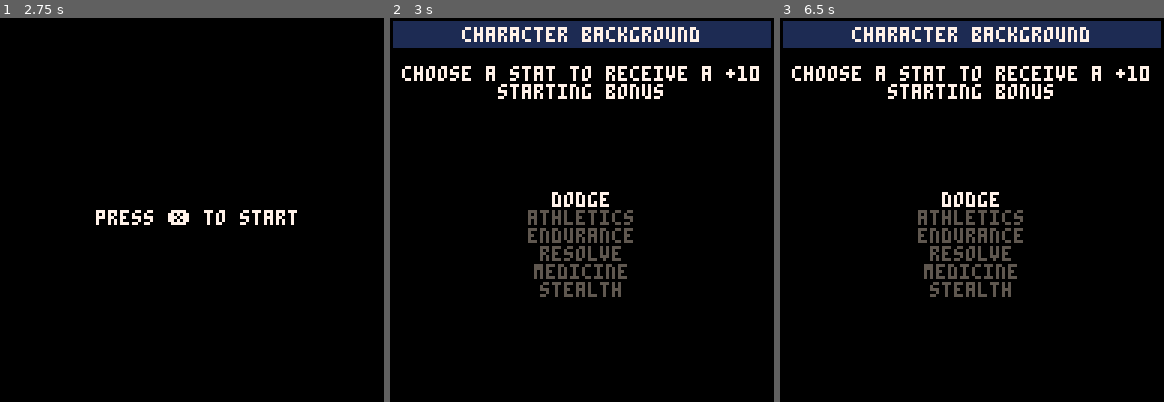
Above: before the commit, frames 1-3 (left to right).
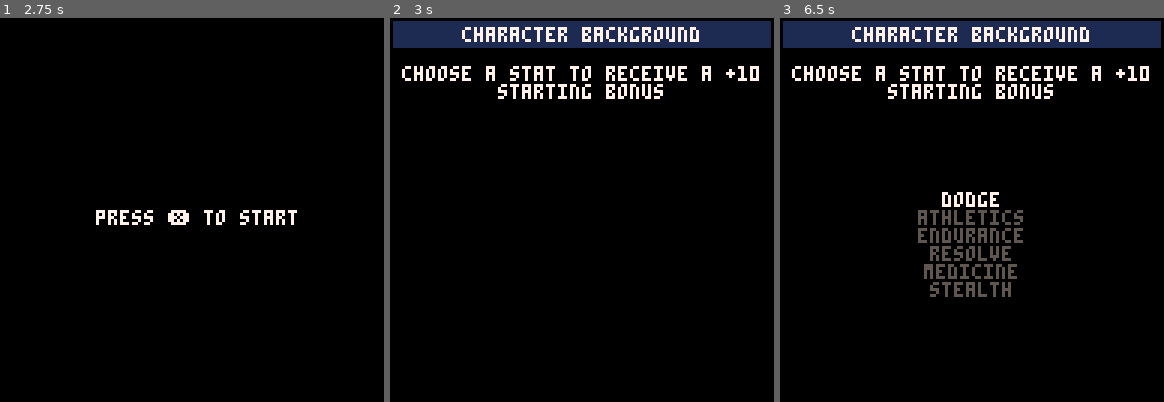
Above: after the commit, the same moments.

Repository: bancliffe/arena
Game: PICO-8 cartridge arena.p8
The game is run twice, just before and just after one commit, with the same random seed, the same clock (stepped at 60 frames per second) and the same inputs.
Inputs:
- Up to frame 1 (2.75 s): tap X (X key) at 0.33, 1.07, 1.85 s; tap O (Z key) at 0.7, 1.7, 2.1, 2.5 s; hold Right 1.6-2.1 s; hold Up 2.15-2.42 s; hold Right from 2.47 s (still down)
- Up to frame 2 (3 s): keep holding Right; tap O (Z key) at 2.9 s; tap X (X key) at 2.97 s
- Up to frame 3 (6.5 s): release Right at 3.03 s; hold Left 3.08-3.58 s; tap O (Z key) every 0.4 s from 3.3 to 6.1 s; hold Down 3.63-3.97 s; hold Right 4.02-4.68 s; tap X (X key) at 4.08, 5.2, 6.32 s; hold Up 4.73-5.03 s; hold Left 5.08-5.68 s; hold Down 5.73-6.03 s; hold Right from 6.08 s (still down)

Frame 1 is identical in both runs. In frame 2, 2.6% of the frame differs, in the area x 35-64%, y 45-73%; in frame 3, nothing differs.

Commit message:
Update character skills and enhance weapon loading; modify arena initialization and log timestamp

Diff:
--- a/character.lua
+++ b/character.lua
@@ -43,7 +43,7 @@
     c.skills["spears_and_polearms"]=0
     c.skills["swords"]=0
     c.skills["throwing_weapons"]=0
-    c.skills["unarmed_combat"]=0
+    c.skills["unarmed_combat_and_fist_weapons"]=0
     c.skills["whips_and_chains"]=0
     c.gear={
         {slot="main_hand",contents=nil},
@@ -91,3 +91,22 @@
     }
     return e
 end
+
+function load_weapons()
+    weapon_string="melee,bardiche,slashing,spears_and_polearms,2,0,two-handed|melee,bastard sword,slashing,swords,1,5,versatile;parrying|melee,cestus,bludgeoning,unarmed_combat_and_fist_weapons,1,20,simple"
+    weapons={}
+    local weapon_entries=split(weapon_string,"|")
+    for weapon_entry in all(weapon_entries) do
+        local w={}
+        local weapon_fields=split(weapon_entry,",")
+        w.type=weapon_fields[1]
+        w.name=weapon_fields[2]
+        w.damage_type=weapon_fields[3]
+        w.skill=weapon_fields[4]
+        w.range=tonum(weapon_fields[5])
+        w.speed=tonum(weapon_fields[6])
+        w.traits=split(weapon_fields[7],";")
+        add(weapons,w)
+    end
+    return weapons
+end
--- a/screens/screen_arena.lua
+++ b/screens/screen_arena.lua
@@ -1,6 +1,8 @@
 function screen_arena_init()
     make_map()
-    setup_match()
+    create_character()
+    setup_match("intro")
+
     -- zoom variables
     zoom=1
     dest_zoom=2
@@ -8,8 +10,9 @@
     cam_y=0
     dest_cam_x=0
     dest_cam_y=0
-    chosen_stat=1
-    choices={"dodge", "athletics", "endurance", "resolve","medicine", "stealth"}
+
+    chosen_stat=1 -- for popup choices
+    choices={} -- used for popup choices
     _update=popup_starting_bonus_update
     _draw=popup_starting_bonus_draw
 end
@@ -168,27 +171,33 @@
     rect(x,y,x+size,y+size,8)
 end
 
-function setup_match()
+function create_character()
     local c = make_character()
     map[c.x][c.y].unit=c
-    for i=1,2 do
-        local e=make_enemy()
-        e.name=e.name.." "..i
-        e.x=14
-        e.y=3+i
-        map[e.x][e.y].unit=e
-    end
-    -- setup random terrain
-    for i=1,5 do
-        local tx=flr(rnd(map_width-2))+2
-        local ty=flr(rnd(map_height-2))+2
-        if map[tx][ty].enabled then
-            map[tx][ty].terrain="full_cover"
-        else
-            i-=1
-        end
-    end
     player_character=c
+end
+
+function setup_match(type)
+    if type=="intro" then
+        -- create enemies
+        for i=1,2 do
+            local e=make_enemy()
+            e.name=e.name.." "..i
+            e.x=14
+            e.y=3+i
+            map[e.x][e.y].unit=e
+        end
+        -- setup random terrain
+        for i=1,3 do
+            local tx=flr(rnd(map_width-2))+2
+            local ty=flr(rnd(map_height-2))+2
+            if map[tx][ty].enabled then
+                map[tx][ty].terrain="full_cover"
+            else
+                i-=1
+            end
+        end
+    end
 end
 
 function draw_portrait(unit,x,y,width,height)
@@ -212,6 +221,7 @@
 end
 
 function popup_starting_bonus_update()
+    choices={"dodge", "athletics", "endurance", "resolve","medicine", "stealth"}
     if btnp(⬆️) then
         chosen_stat=mid(1,chosen_stat-1,#choices)
     end
@@ -223,8 +233,8 @@
         player_character.skills[choices[chosen_stat]]+=10
 
         -- close popup
-        _update=popup_starting_boost_update
-        _draw=popup_starting_boost_draw
+        _update=popup_starting_focus_update
+        _draw=popup_starting_focus_draw
         chosen_stat=1
     end
     if btnp(🅾️) then
@@ -245,7 +255,8 @@
     end
 end
 
-function popup_starting_boost_update()
+function popup_starting_focus_update()
+    choices={"health_max", "aether_max"}
     if btnp(⬆️) then
         chosen_stat=mid(1,chosen_stat-1,#choices)
     end
@@ -254,11 +265,11 @@
     end
     if btnp(❎) then
         local stat=choices[chosen_stat]
-        player_character.skills[choices[chosen_stat]]+=10
+        player_character[choices[chosen_stat]]+=5
 
         -- close popup
-        _update=screen_arena_update
-        _draw=screen_arena_draw
+        _update=popup_starting_weapon_update
+        _draw=popup_starting_weapon_draw
     end
     if btnp(🅾️) then
         -- go back a step and reset character
@@ -267,11 +278,24 @@
         _draw=popup_starting_bonus_draw
     end
 end
-function popup_starting_boost_draw()
+
+function popup_starting_focus_draw()
     cls(0)
     rectfill(1,1,126,9,1)
-    printc("character background",64,3,7)
+    printc("character focus",64,3,7)
     printc("choose a starting focus",64,16,7)
-    printc("improve health +5",64,58,chosen_stat==i and 7 or 5)
-    printc("improve aether +5",64,64,chosen_stat==i and 7 or 5)
-end
+    printc("improve health +5",64,58,chosen_stat==1 and 7 or 5)
+    printc("improve aether +5",64,64,chosen_stat==2 and 7 or 5)
+end
+
+function popup_starting_weapon_update()
+    -- to be implemented
+end
+
+function popup_starting_weapon_draw()
+    cls(0)
+    rectfill(1,1,126,9,1)
+    printc("character equipment",64,3,7)
+    printc("choose a starting weapon",64,16,7)
+
+end
Not shown, changed: 136 lines of the sprite sheet (__gfx__) section of arena.p8
Not shown, changed: log.txt
